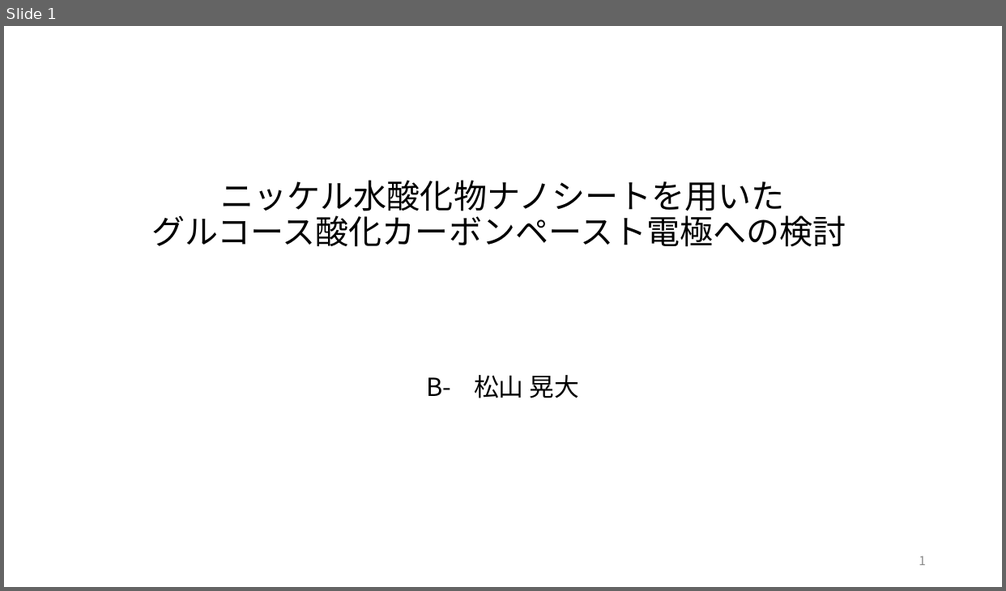
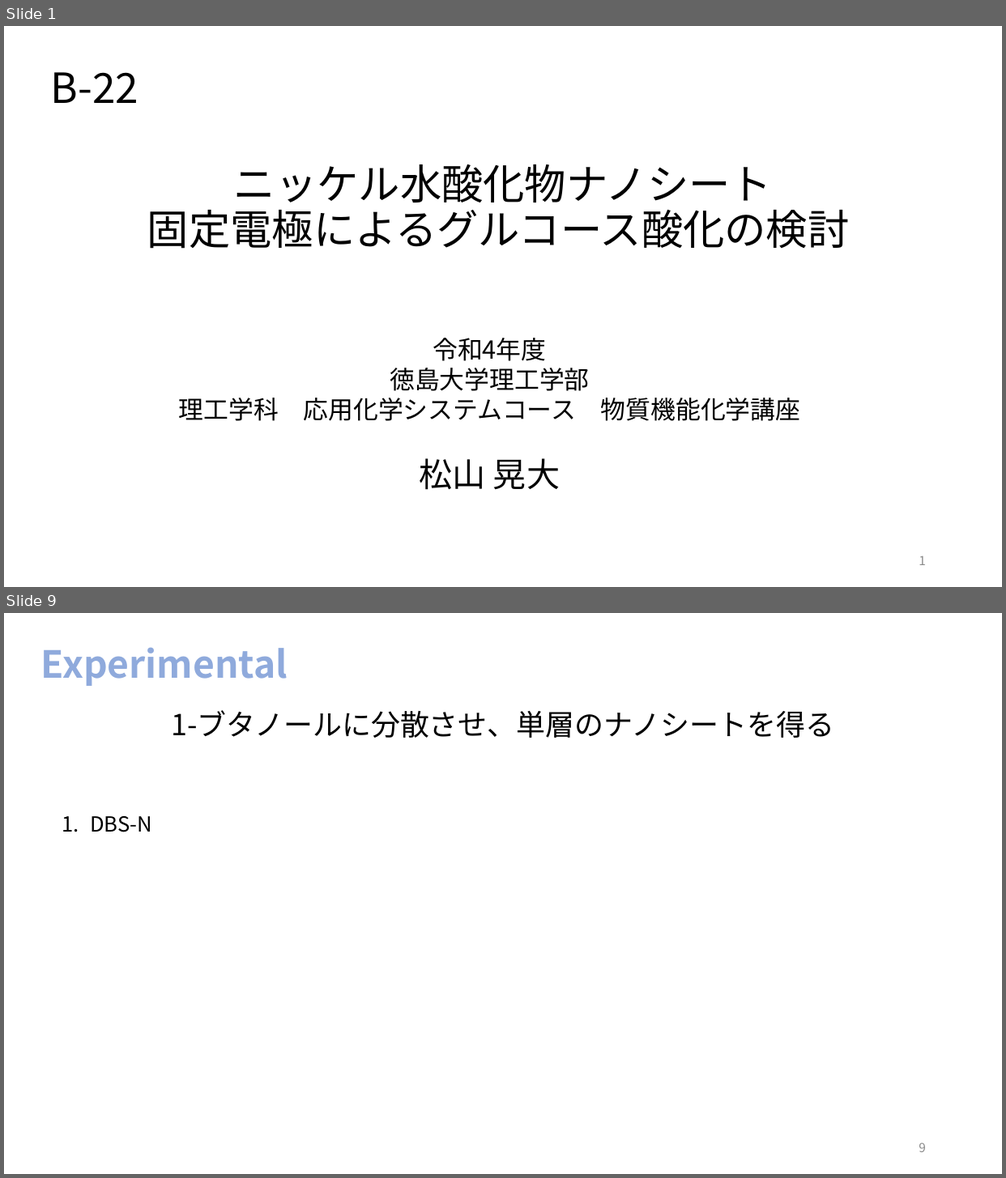
Before and after one commit to akidon0000/graduation-thesis, a slide deck: 卒論スライド 松山晃大.pptx. Shown one above the other, each under a label of ours: slide 1 before the commit, slides 1 and 9 after it; the slides between them are not shown. The pictures are 1006x591 and 1006x1178 pixels, drawn with LibreOffice and Linux fonts; fonts in the diff are those of the drawing. Boxes give left, top, right and bottom in pixels: in the first picture for what was removed or moved away, otherwise in the second. Text is boxed around its words. In the diff, an @@ line names an element or a change of style, - is before the commit and + after.

```diff
--- a/卒論スライド 松山晃大.pptx
+++ b/卒論スライド 松山晃大.pptx
@@ slide 9 added at (x1=4, y1=613, x2=1002, y2=1174), background #FFFFFF @@
@@ title added at (x1=41, y1=647, x2=288, y2=686), 36 pt, text #8FAADC, bold @@
+Experimental
@@ text added at (x1=90, y1=710, x2=835, y2=833), 28 pt, text #000000 @@
+1-ブタノールに分散させ、単層のナノシートを得る
+1. DBS-N
@@ page number added at (x1=918, y1=1143, x2=926, y2=1152), 12 pt, text #8C8C8C @@
+9
@@ slide 1 changed as well @@
@@ text added at (x1=51, y1=72, x2=138, y2=103), 40 pt, text #000000 @@
+B-22
@@ title at (x1=147, y1=165, x2=850, y2=249): text changed; size 32 to 40 pt @@
-ニッケル水酸化物ナノシートを用いた
-グルコース酸化カーボンペースト電極への検討
+ニッケル水酸化物ナノシート
+固定電極によるグルコース酸化の検討
@@ text added at (x1=179, y1=338, x2=800, y2=490), 24 pt, text #000000 @@
+令和4年度
+徳島大学理工学部
+理工学科 応用化学システムコース 物質機能化学講座
+松山 晃大
@@ subtitle removed at (x1=427, y1=375, x2=580, y2=399) @@
-B- 松山 晃大
```
Also in this commit, not shown: 4 other slides changed, 7 other slides added, 2 slides removed, 5 other files.
